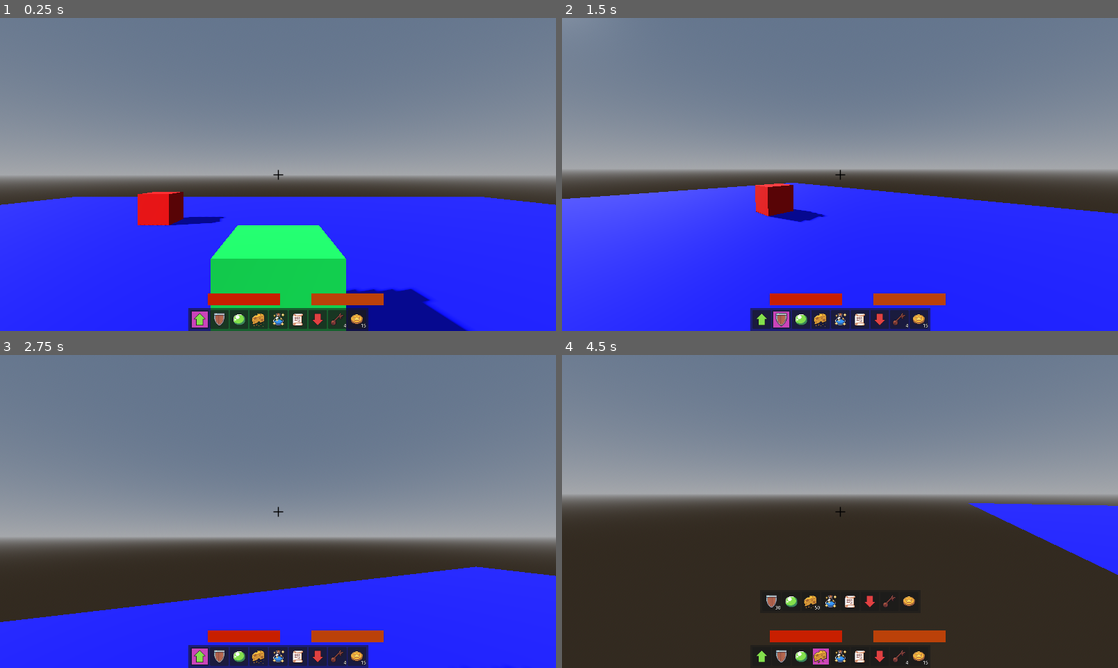
Above: before the commit, frames 1-4 (two rows, left to right).
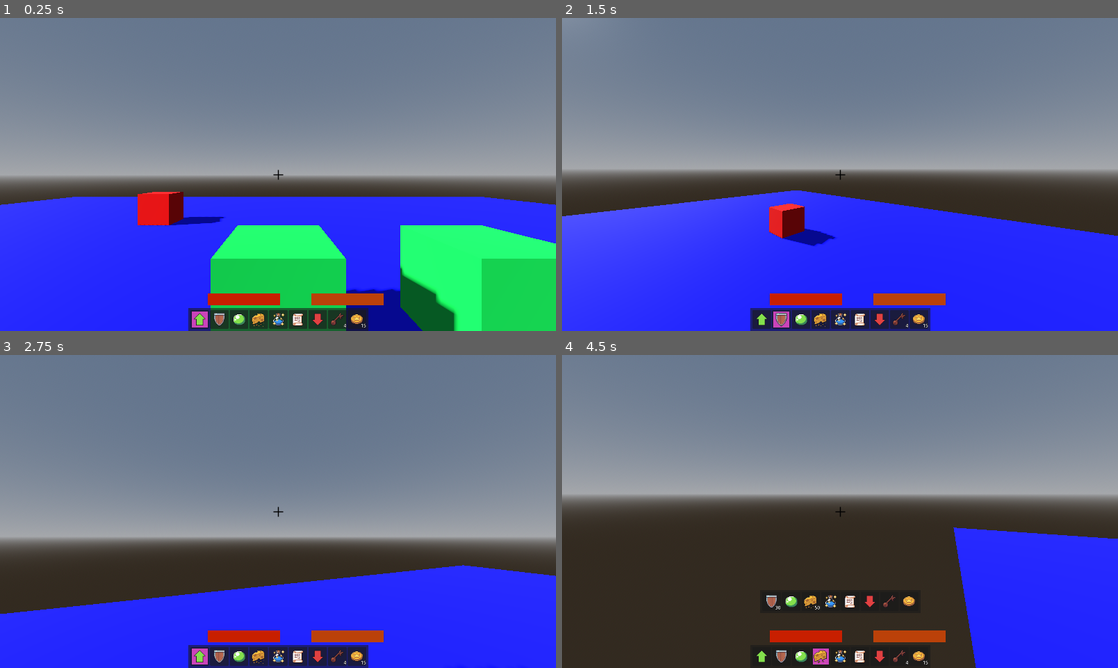
Above: after the commit, the same moments.

Repository: TuinderJ/First-Game
Game: Godot game, scene res://main.tscn
The game is run twice, just before and just after one commit, with the same random seed, the same clock (stepped at 60 frames per second) and the same inputs.
Inputs (mouse positions are in pixels of both pictures, inside the frame that each line leads up to):
- Up to frame 1 (0.25 s): no input
- Up to frame 2 (1.5 s): tap Enter at 0.5 s; move the mouse to (867, 174) at 0.52 s; hold Mouse wheel up (cycle_item_left) 0.53-1.28 s; hold W (move_forward) from 0.53 s (still down); click (867, 174) at 0.67 s; tap Space (jump) at 0.77 s; move the mouse to (812, 174) at 1.27 s; tap Mouse wheel down (cycle_item_right) at 1.35 s
- Up to frame 3 (2.75 s): keep holding W (move_forward); tap Space (jump) at 1.52 s; move the mouse to (289, 505) at 2.02 s; tap 1 (select_hotbar_1) at 2.1 s
- Up to frame 4 (4.5 s): move the mouse to (834, 517) at 2.77 s; tap 2 (select_hotbar_2) at 2.85 s; click (834, 517) at 2.92 s; tap Space (jump) at 3.02, 3.77 s; move the mouse to (878, 514) at 3.52 s; tap 3 (select_hotbar_3) at 3.6 s; tap E (inventory) at 4.15 s; move the mouse to (762, 655) at 4.27 s; release W (move_forward) at 4.28 s; hold A (move_left) from 4.28 s (still down); tap 4 (select_hotbar_4) at 4.35 s; click (762, 655) at 4.42 s

The runs differ from the first frame. In frame 1, 8.9% of the frame differs, in the area x 72-100%, y 66-100%; in frame 2, 5.7%; in frame 3, 1.5%; in frame 4, 13%, in the area x 70-100%, y 47-100%.

Commit message:
external inventory is now working. debating if I should clear items when qty hits 0

Diff:
--- a/chest.tscn
+++ b/chest.tscn
@@ -1,6 +1,11 @@
-[gd_scene load_steps=5 format=3 uid="uid://bli3nnru51cm"]
+[gd_scene load_steps=7 format=3 uid="uid://bli3nnru51cm"]
 
 [ext_resource type="Script" path="res://interactable/chest.gd" id="1_pymot"]
+[ext_resource type="Script" path="res://inventory/inventory_data.gd" id="2_euteo"]
+
+[sub_resource type="Resource" id="Resource_flt8a"]
+script = ExtResource("2_euteo")
+slot_datas = Array[Resource("res://inventory/slot_data.gd")]([])
 
 [sub_resource type="StandardMaterial3D" id="StandardMaterial3D_07pkb"]
 albedo_color = Color(0, 0.835294, 0.309804, 1)
@@ -16,6 +21,7 @@
 collision_layer = 5
 collision_mask = 0
 script = ExtResource("1_pymot")
+inventory_data = SubResource("Resource_flt8a")
 
 [node name="MeshInstance3D" type="MeshInstance3D" parent="."]
 layers = 5
--- a/inventory/inventory.gd
+++ b/inventory/inventory.gd
@@ -11,6 +11,9 @@
 		inventory_data.slot_datas[0].active_hotbar_slot = true
 	inventory_data.inventory_updated.connect(populate_item_grid)
 	populate_item_grid(inventory_data)
+
+func clear_inventory_data(inventory_data: InventoryData) -> void:
+	inventory_data.inventory_updated.disconnect(populate_item_grid)
 
 func populate_item_grid(inventory_data: InventoryData) -> void:
 	for child in item_grid.get_children():
--- a/inventory/inventory_interface.gd
+++ b/inventory/inventory_interface.gd
@@ -2,6 +2,8 @@
 
 @onready var player_inventory = $PlayerInventory
 @onready var external_inventory = $ExternalInventory
+
+var external_inventory_owner
 
 signal add_item_to_hotbar(item: SlotData)
 
@@ -9,8 +11,21 @@
 	inventory_data.inventory_interact.connect(on_inventory_interact)
 	player_inventory.set_inventory_data(inventory_data)
 
-func set_external_inventory_data(external_inventory_owner) -> void:
-	print(external_inventory_owner)
+func set_external_inventory_data(_external_inventory_owner) -> void:
+	external_inventory_owner = _external_inventory_owner
+	var inventory_data = external_inventory_owner.inventory_data
+	inventory_data.inventory_interact.connect(on_inventory_interact)
+	external_inventory.set_inventory_data(inventory_data)
+
+func clear_external_inventory_data() -> void:
+	if !external_inventory_owner: return
+
+	var inventory_data = external_inventory_owner.inventory_data
+
+	inventory_data.inventory_interact.disconnect(on_inventory_interact)
+	external_inventory.clear_inventory_data(inventory_data)
+
+	external_inventory_owner = null
 
 func on_inventory_interact(inventory_data: InventoryData, index: int) -> void:
 	var item = inventory_data.slot_datas[index]
--- a/main.gd
+++ b/main.gd
@@ -36,9 +36,11 @@
 	if external_inventory_owner:
 		player_inventory.hide()
 		external_inventory.show()
+		inventory_interface.set_external_inventory_data(external_inventory_owner)
 	else:
 		player_inventory.show()
 		external_inventory.hide()
+		inventory_interface.clear_external_inventory_data()
 	if inventory_interface.visible:
 		Input.mouse_mode = Input.MOUSE_MODE_VISIBLE
 		player.movement_enabled = false
@@ -46,8 +48,6 @@
 		Input.mouse_mode = Input.MOUSE_MODE_CAPTURED
 		player.movement_enabled = true
 
-	if external_inventory_owner:
-		inventory_interface.set_external_inventory_data(external_inventory_owner)
 
 func on_update_health(value: int) -> void:
 	hud.update_health(value)
--- a/main.tscn
+++ b/main.tscn
@@ -7,8 +7,13 @@
 [ext_resource type="Resource" uid="uid://b2lkshk7cwtap" path="res://testing/test_hotbar.tres" id="3_3em47"]
 [ext_resource type="Texture2D" uid="uid://dvxo1gwpmym0v" path="res://assets/crosshair.png" id="3_vc7l2"]
 [ext_resource type="Script" path="res://hud.gd" id="5_u5num"]
+[ext_resource type="Resource" uid="uid://dxf5ul6vimscm" path="res://testing/chest_test.tres" id="11_kn1pe"]
+[ext_resource type="Script" path="res://inventory/inventory_data.gd" id="11_l118q"]
 [ext_resource type="PackedScene" uid="uid://bli3nnru51cm" path="res://chest.tscn" id="13_rljrd"]
+[ext_resource type="Script" path="res://inventory/slot_data.gd" id="13_y0yn8"]
 [ext_resource type="PackedScene" uid="uid://bln1jk0xn8w8d" path="res://inventory/inventory.tscn" id="14_gcf8w"]
+[ext_resource type="Resource" uid="uid://bja1wcrjle6kr" path="res://item/items/decked_out_coin.tres" id="14_qh0ap"]
+[ext_resource type="Resource" uid="uid://c7dshoa2voujl" path="res://item/items/decked_out_key.tres" id="15_pry0y"]
 [ext_resource type="Script" path="res://inventory/inventory_interface.gd" id="17_v2rsa"]
 
 [sub_resource type="BoxShape3D" id="BoxShape3D_lqhey"]
@@ -46,6 +51,20 @@
 func _ready():
 	pass # Replace with function body.
 "
+
+[sub_resource type="Resource" id="Resource_qsa5j"]
+script = ExtResource("13_y0yn8")
+item_data = ExtResource("14_qh0ap")
+quantity = 3
+
+[sub_resource type="Resource" id="Resource_4ujag"]
+script = ExtResource("13_y0yn8")
+item_data = ExtResource("15_pry0y")
+quantity = 1
+
+[sub_resource type="Resource" id="Resource_tx7jy"]
+script = ExtResource("11_l118q")
+slot_datas = Array[ExtResource("13_y0yn8")]([SubResource("Resource_qsa5j"), SubResource("Resource_4ujag")])
 
 [node name="Main" type="Node3D"]
 script = ExtResource("1_ick6y")
@@ -251,3 +270,8 @@
 
 [node name="Chest" parent="." instance=ExtResource("13_rljrd")]
 transform = Transform3D(1, 0, 0, 0, 1, 0, 0, 0, 1, 0, 0.5, -2)
+inventory_data = ExtResource("11_kn1pe")
+
+[node name="Chest2" parent="." instance=ExtResource("13_rljrd")]
+transform = Transform3D(1, 0, 0, 0, 1, 0, 0, 0, 1, 2, 0.5, -2)
+inventory_data = SubResource("Resource_tx7jy")
Not shown: 1 places in main.tscn that only renumber resources
